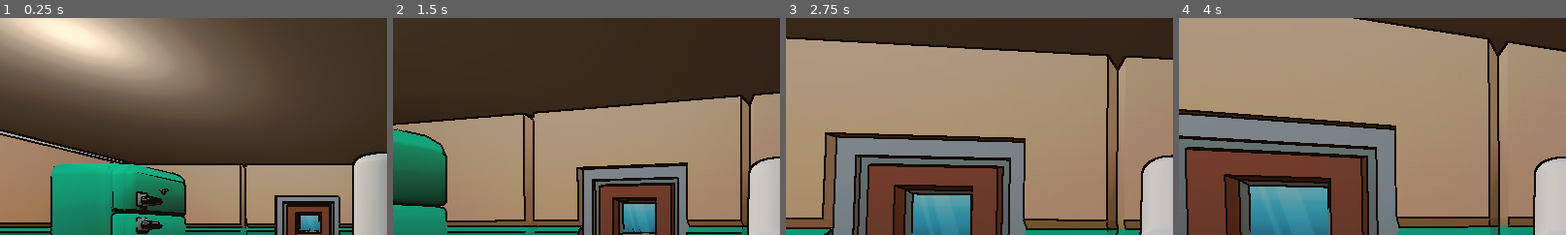
Above: before the commit, frames 1-4 (left to right).
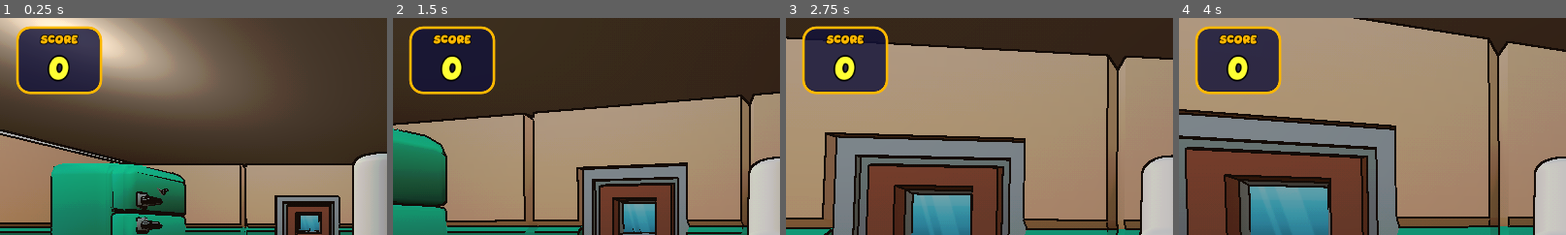
Above: after the commit, the same moments.

Repository: Alexandre74739/Chaos-Kitchen
Game: Godot game, scene res://main.tscn
The game is run twice, just before and just after one commit, with the same random seed, the same clock (stepped at 60 frames per second) and the same inputs.
Inputs (mouse positions are % of the whole screen's width and height, from its top left):
- Up to frame 1 (0.25 s): no input
- Up to frame 2 (1.5 s): move the mouse to (55, 50) at 0.52 s; hold E (interact) 0.53-1.28 s; hold W (move_forward) from 0.53 s (still down); move the mouse to (45, 50) at 1.27 s; tap E (interact) at 1.35 s
- Up to frame 3 (2.75 s): keep holding W (move_forward); move the mouse to (52, 48) at 2.02 s; hold E (interact) from 2.03 s (still down); click (52, 48) at 2.1 s
- Up to frame 4 (4 s): keep holding W (move_forward); move the mouse to (49, 52) at 2.77 s; release E (interact) at 2.78 s; tap E (interact) at 2.85 s; move the mouse to (57, 51) at 3.52 s; hold E (interact) from 3.53 s (still down)
The pictures show only the part of the screen within x 0-50%, y 2-52%; the shares and areas given below are measured in that part.

The runs differ from the first frame. In frame 1, 6.9% of the frame differs, in the area x 4-27%, y 3-36%; in frame 2, 6.8%; in frame 3, 6.9%; in frame 4, 6.9%.

Commit message:
Add new audio and UI components for game scoring and command display
- Added win-pts.mp3 audio file for victory sound effects.
- Implemented bulle_commande.gd script for displaying command bubbles with 3D ingredients.
- Created score_ui.gd script to manage and display the player's score with animations.
- Introduced patience_border.gdshader for visual effects on score borders.
- Added corresponding UID files for new scripts and shaders.

Diff:
--- a/main.tscn
+++ b/main.tscn
@@ -34,12 +34,6 @@
 
 [node name="WorldEnvironment" type="WorldEnvironment" parent="." unique_id=2]
 environment = SubResource("Environment_main")
-
-[node name="DirectionalLight3D" type="DirectionalLight3D" parent="." unique_id=3]
-transform = Transform3D(-0.8660254, -0.43301278, 0.25, 0, 0.49999997, 0.86602545, -0.50000006, 0.75, -0.43301266, 0, 6, 0)
-visible = false
-light_energy = 0.15
-shadow_enabled = true
 
 [node name="Sol" parent="." unique_id=1218851493 instance=ExtResource("1_ig7tw")]
 transform = Transform3D(-4.371139e-08, 0, 1, 0, 1, 0, -1, 0, -4.371139e-08, 0, 0, 0)
--- a/scripts/audio_manager.gd
+++ b/scripts/audio_manager.gd
@@ -17,6 +17,8 @@
 	"prendre_ingredient" : "res://audio/sfx/prendre_ingredient.mp3",
 	"poser_ingredient"   : "res://audio/sfx/poser_ingredient.mp3",
 	"tir"                : "res://audio/sfx/tir.mp3",
+	"win_pts"            : "res://audio/sfx/win-pts.mp3",
+	"loose_pts"          : "res://audio/sfx/loose-pts.MP3",
 }
 
 func _ready():
--- /dev/null
+++ b/scripts/bulle_commande.gd
@@ -0,0 +1,191 @@
+extends Node3D
+
+# Assets identiques à ceux que le joueur ramasse
+const SCENES : Dictionary = {
+	"salade"  : preload("res://assets/food_ingredient_lettuce.fbx"),
+	"viande"  : preload("res://assets/food_ingredient_burger_cooked.fbx"),
+	"fromage" : preload("res://assets/food_ingredient_cheese.fbx"),
+	"tomate"  : preload("res://assets/food_ingredient_tomato.fbx"),
+}
+
+const PATIENCE_MAX  : float    = 45.0
+const VP_SIZE       : Vector2i = Vector2i(380, 380)
+const SPRITE_W      : float    = 0.90
+const CAM_SIZE      : float    = 1.60
+const GRID_X        : float    = 0.44
+const GRID_Y        : float    = 0.55
+const SHADER_BORDER : Shader   = preload("res://shaders/patience_border.gdshader")
+
+# Échelle par ingrédient (ajuste selon la taille visuelle réelle du mesh)
+const SCALES : Dictionary = {
+	"salade"  : 0.55,
+	"viande"  : 0.75,
+	"fromage" : 0.52,
+	"tomate"  : 0.70,
+}
+
+var _timer      : Timer          = null
+var _border_mat : ShaderMaterial = null
+var _camera     : Camera3D       = null
+var _viewport   : SubViewport    = null
+
+func setup(commande: Array, timer: Timer) -> void:
+	_timer   = timer
+	position = Vector3(0, 1.8, 0)
+	_construire(commande)
+
+func _construire(commande: Array) -> void:
+	# Garde uniquement les milieux (pas les pains)
+	var milieux : Array = commande.filter(func(n): return n != "pain_bas" and n != "pain_haut")
+	var sprite_h : float = VP_SIZE.y * (SPRITE_W / float(VP_SIZE.x))
+
+	# ═══════════════════════════════════════════════════
+	# SubViewport : caméra + lumières + ingrédients
+	# ═══════════════════════════════════════════════════
+	_viewport = SubViewport.new()
+	_viewport.size                      = VP_SIZE
+	_viewport.transparent_bg            = true
+	_viewport.own_world_3d              = true
+	_viewport.render_target_update_mode = SubViewport.UPDATE_ALWAYS
+	add_child(_viewport)
+
+	# ── Caméra orthographique ─────────────────────────
+	var cam        = Camera3D.new()
+	cam.projection = Camera3D.PROJECTION_ORTHOGONAL
+	cam.size       = CAM_SIZE
+	cam.position   = Vector3(0.0, 0.0, 4.0)
+	_viewport.add_child(cam)
+
+	# ── Lumière principale ────────────────────────────
+	var lumiere              = DirectionalLight3D.new()
+	lumiere.rotation_degrees = Vector3(-50.0, 30.0, 0.0)
+	lumiere.light_energy     = 2.0
+	lumiere.shadow_enabled   = false
+	_viewport.add_child(lumiere)
+
+	# ── Fill light ────────────────────────────────────
+	var fill              = DirectionalLight3D.new()
+	fill.rotation_degrees = Vector3(15.0, -150.0, 0.0)
+	fill.light_energy     = 0.7
+	_viewport.add_child(fill)
+
+	# ── Ambiance ─────────────────────────────────────
+	var we  = WorldEnvironment.new()
+	var env = Environment.new()
+	env.ambient_light_source = Environment.AMBIENT_SOURCE_COLOR
+	env.ambient_light_color  = Color(1.0, 0.98, 0.95)
+	env.ambient_light_energy = 0.6
+	we.environment           = env
+	_viewport.add_child(we)
+
+	# ── Grille 2 colonnes max ─────────────────────────
+	var nb       = milieux.size()
+	var nb_rows  = ceili(nb / 2.0)
+	for i in nb:
+		var nom   = milieux[i]
+		var scene = SCENES.get(nom)
+		if scene == null:
+			continue
+
+		var row = i / 2
+		var col = i % 2
+
+		# Dernière rangée avec 1 seul élément → centré
+		var nb_in_row = 2
+		if row == nb_rows - 1 and nb % 2 == 1:
+			nb_in_row = 1
+
+		var x : float = 0.0 if nb_in_row == 1 else (col * 2 - 1) * GRID_X
+		var y : float = (row - (nb_rows - 1) * 0.5) * GRID_Y
+
+		var s    = SCALES.get(nom, 0.70)
+		var node = scene.instantiate()
+		node.scale            = Vector3(s, s, s)
+		node.rotation_degrees = Vector3(-15.0, 22.0, 0.0)
+		node.position         = Vector3(x, y, 0.0)
+		_viewport.add_child(node)
+
+	# ═══════════════════════════════════════════════════
+	# Habillage dans la scène principale
+	# ═══════════════════════════════════════════════════
+
+	# ── Ombre ─────────────────────────────────────────
+	var ombre      = _quad(Vector2(SPRITE_W + 0.12, sprite_h + 0.12),
+						   Color(0, 0, 0, 0.28), true)
+	ombre.position = Vector3(0.04, -0.04, -0.05)
+	add_child(ombre)
+
+	# ── Bordure décompte ──────────────────────────────
+	var border_node  = MeshInstance3D.new()
+	var q_b          = QuadMesh.new()
+	q_b.size         = Vector2(SPRITE_W + 0.10, sprite_h + 0.10)
+	border_node.mesh = q_b
+	_border_mat      = ShaderMaterial.new()
+	_border_mat.shader = SHADER_BORDER
+	_border_mat.set_shader_parameter("progress",      1.0)
+	_border_mat.set_shader_parameter("couleur_plein", Color(1.0, 0.65, 0.1, 1.0))
+	_border_mat.set_shader_parameter("couleur_vide",  Color(0.55, 0.55, 0.55, 0.18))
+	_border_mat.set_shader_parameter("epaisseur",     0.06)
+	border_node.material_override = _border_mat
+	border_node.position.z        = -0.02
+	add_child(border_node)
+
+	# ── Fond blanc crème ──────────────────────────────
+	var fond        = _quad(Vector2(SPRITE_W + 0.02, sprite_h + 0.02),
+							Color(1.0, 0.97, 0.88), false)
+	fond.position.z = 0.0
+	add_child(fond)
+
+	# ── Header orange ─────────────────────────────────
+	var header      = _quad(Vector2(SPRITE_W + 0.02, 0.10),
+							Color(1.0, 0.62, 0.08), false)
+	header.position = Vector3(0.0, (sprite_h + 0.02) * 0.5 - 0.05, 0.01)
+	add_child(header)
+
+	# ── Sprite3D (rendu du viewport) ──────────────────
+	var sprite        = Sprite3D.new()
+	sprite.texture    = _viewport.get_texture()
+	sprite.pixel_size = SPRITE_W / float(VP_SIZE.x)
+	sprite.position.z = 0.03
+	add_child(sprite)
+
+	# ── Queue de bulle ────────────────────────────────
+	var queue                = _quad(Vector2(0.18, 0.18),
+									 Color(1.0, 0.97, 0.88), false)
+	queue.rotation_degrees.z = 45.0
+	queue.position           = Vector3(0.0, -(sprite_h * 0.5 + 0.07), 0.0)
+	add_child(queue)
+
+func _quad(taille: Vector2, couleur: Color, alpha: bool) -> MeshInstance3D:
+	var mi  = MeshInstance3D.new()
+	var q   = QuadMesh.new()
+	q.size  = taille
+	mi.mesh = q
+	var mat = StandardMaterial3D.new()
+	mat.albedo_color    = couleur
+	mat.shading_mode    = BaseMaterial3D.SHADING_MODE_UNSHADED
+	mat.cull_mode       = BaseMaterial3D.CULL_DISABLED
+	if alpha:
+		mat.transparency    = BaseMaterial3D.TRANSPARENCY_ALPHA
+		mat.depth_draw_mode = BaseMaterial3D.DEPTH_DRAW_DISABLED
+	else:
+		mat.depth_draw_mode = BaseMaterial3D.DEPTH_DRAW_OPAQUE_ONLY
+	mi.material_override = mat
+	return mi
+
+func _process(_delta: float) -> void:
+	# ── Billboard ─────────────────────────────────────
+	if _camera == null:
+		_camera = get_viewport().get_camera_3d()
+		return
+	var dir = (global_position - _camera.global_position).normalized()
+	if dir.length_squared() > 0.001:
+		look_at(global_position + dir, Vector3.UP)
+
+	# ── Décompte de la bordure ────────────────────────
+	if _timer == null or _timer.is_stopped() or _border_mat == null:
+		return
+	var t = clamp(_timer.time_left / PATIENCE_MAX, 0.0, 1.0)
+	_border_mat.set_shader_parameter("progress", t)
+	var c = Color(1.0, 0.1, 0.1).lerp(Color(1.0, 0.65, 0.1), t)
+	_border_mat.set_shader_parameter("couleur_plein", c)
--- a/scripts/client.gd
+++ b/scripts/client.gd
@@ -1,35 +1,80 @@
 extends StaticBody3D
 
-signal servi
+signal servi(correct: bool)
 signal parti
+signal tue
 
-const PATIENCE = 45.0
-const HAM_SCENE = preload("res://entities/items/food_ingredient_ham_cooked.tscn")
+const PATIENCE              = 60.0
+const HAM_SCENE             = preload("res://entities/items/food_ingredient_ham_cooked.tscn")
+const BULLE_SCRIPT          = preload("res://scripts/bulle_commande.gd")
+const INGREDIENTS_MILIEU    = ["salade", "viande", "fromage", "tomate"]
 
-@onready var anim            = $Pivot/AnimPlayerGodot
-@onready var timer_patience  = $PatienceTimer
+@onready var anim           = $Pivot/AnimPlayerGodot
+@onready var timer_patience = $PatienceTimer
 
-func _ready():
+var commande : Array   = []
+var bulle    : Node3D  = null
+
+func _ready() -> void:
 	anim.play("idle_organic")
 	timer_patience.wait_time = PATIENCE
 	timer_patience.one_shot  = true
 	timer_patience.start()
 	timer_patience.timeout.connect(_on_patience_epuisee)
 
-func interact(player):
-	if player.nom_ingredient_tenu == "burger":
-		player.deposer_ingredient()
-		servi.emit()
-		queue_free()
+	commande = _generer_commande()
+	_creer_bulle()
 
-func mourir():
+# ── Génère une recette aléatoire avec pain_bas/pain_haut obligatoires ──
+func _generer_commande() -> Array:
+	var milieux = INGREDIENTS_MILIEU.duplicate()
+	milieux.shuffle()
+	var nb      = randi_range(1, milieux.size())
+	var recette = ["pain_bas"]
+	for i in range(nb):
+		recette.append(milieux[i])
+	recette.append("pain_haut")
+	return recette
+
+func _creer_bulle() -> void:
+	bulle = Node3D.new()
+	bulle.set_script(BULLE_SCRIPT)
+	add_child(bulle)
+	bulle.setup(commande, timer_patience)
+
+# ── Interaction joueur : E ou manette ─────────────────────────
+func interact(player) -> void:
+	if player.nom_ingredient_tenu != "burger":
+		return
+	var burger      = player.ingredient_en_main
+	var ingredients = burger.get_meta("ingredients", [])
+	var correct     = _verifier_commande(ingredients)
+	player.deposer_ingredient()
+	AudioManager.jouer_sfx("win_pts" if correct else "loose_pts")
+	servi.emit(correct)
+	queue_free()
+
+# ── Compare les ingrédients du burger avec la commande ────────
+func _verifier_commande(burger: Array) -> bool:
+	if burger.size() != commande.size():
+		return false
+	var c_cmd = {}
+	var c_bur = {}
+	for i in commande:
+		c_cmd[i] = c_cmd.get(i, 0) + 1
+	for i in burger:
+		c_bur[i] = c_bur.get(i, 0) + 1
+	return c_cmd == c_bur
+
+# ── Mort par le fusil ──────────────────────────────────────────
+func mourir() -> void:
 	timer_patience.stop()
 	var ham = HAM_SCENE.instantiate()
 	get_parent().add_child(ham)
 	ham.global_position = global_position + Vector3(0, 0.5, 0)
+	tue.emit()
+	queue_free()
+
+func _on_patience_epuisee() -> void:
 	parti.emit()
 	queue_free()
-
-func _on_patience_epuisee():
-	parti.emit()
-	queue_free()
--- a/scripts/main.gd
+++ b/scripts/main.gd
@@ -1,24 +1,37 @@
 extends Node3D
 
-const CLIENT_SCENE = preload("res://entities/personnages/client.tscn")
-const SPAWN_MIN    = 15.0
-const SPAWN_MAX    = 30.0
-const MIN_CLIENTS  = 2
+const CLIENT_SCENE       = preload("res://entities/personnages/client.tscn")
+const SCORE_UI_SCRIPT    = preload("res://scripts/score_ui.gd")
+
+const SPAWN_MIN          = 15.0
+const SPAWN_MAX          = 30.0
+const MIN_CLIENTS        = 2
+const MAX_CLIENTS        = 8
 const DELAI_REMPLACEMENT = 4.0
 
-var chaises      : Array = []
-var timer_spawn  : Timer
-var nb_clients   : int   = 0
+var chaises     : Array = []
+var timer_spawn : Timer
+var nb_clients  : int   = 0
+var score       : int   = 0
+var score_ui    : Node  = null
 
-func _ready():
+func _ready() -> void:
 	AudioManager.jouer_ambiance("ambiance")
 	_collecter_chaises()
 	_lancer_timer_spawn()
+	_creer_score_ui()
 	for i in range(MIN_CLIENTS):
 		_spawner_client()
 
-# ── Collecte toutes les positions de chaises dans la salle ──
-func _collecter_chaises():
+# ── Score UI ──────────────────────────────────────────────────
+func _creer_score_ui() -> void:
+	var canvas = CanvasLayer.new()
+	canvas.set_script(SCORE_UI_SCRIPT)
+	add_child(canvas)
+	score_ui = canvas
+
+# ── Collecte toutes les positions de chaises dans la salle ───
+func _collecter_chaises() -> void:
 	var salle = $SalleRestaurant
 	for table in salle.get_children():
 		var centre_table = table.global_position
@@ -30,20 +43,24 @@
 					"occupee":  false
 				})
 
-# ── Démarre le cycle de spawn périodique ────────────────────
-func _lancer_timer_spawn():
+# ── Cycle de spawn ────────────────────────────────────────────
+func _lancer_timer_spawn() -> void:
 	timer_spawn          = Timer.new()
 	timer_spawn.one_shot = true
 	add_child(timer_spawn)
 	timer_spawn.timeout.connect(_spawner_client)
 	_programmer_prochain_spawn()
 
-func _programmer_prochain_spawn():
+func _programmer_prochain_spawn() -> void:
 	timer_spawn.wait_time = randf_range(SPAWN_MIN, SPAWN_MAX)
 	timer_spawn.start()
 
-# ── Choisit une chaise libre et y installe un client ─────────
-func _spawner_client():
+# ── Installe un client sur une chaise libre ───────────────────
+func _spawner_client() -> void:
+	if nb_clients >= MAX_CLIENTS:
+		_programmer_prochain_spawn()
+		return
+
 	var libres : Array = []
 	for i in range(chaises.size()):
 		if not chaises[i]["occupee"]:
@@ -65,19 +82,43 @@
 	look_pos.y   = client.global_position.y
 	client.look_at(look_pos)
 
-	client.servi.connect(_on_client_quitte.bind(idx))
-	client.parti.connect(_on_client_quitte.bind(idx))
+	client.servi.connect(_on_client_servi.bind(idx))
+	client.parti.connect(_on_client_parti.bind(idx))
+	client.tue.connect(_on_client_tue.bind(idx))
 
 	_programmer_prochain_spawn()
 
-# ── Libère la chaise et remplace si en-dessous du minimum ───
-func _on_client_quitte(idx: int):
+# ── Signaux clients ───────────────────────────────────────────
+func _on_client_servi(correct: bool, idx: int) -> void:
 	chaises[idx]["occupee"] = false
 	nb_clients -= 1
+	_modifier_score(50 if correct else -20)
+	_verifier_remplacement()
+
+func _on_client_parti(idx: int) -> void:
+	chaises[idx]["occupee"] = false
+	nb_clients -= 1
+	_modifier_score(-50)
+	_verifier_remplacement()
+
+func _on_client_tue(idx: int) -> void:
+	chaises[idx]["occupee"] = false
+	nb_clients -= 1
+	_modifier_score(-150)
+	_verifier_remplacement()
+
+# ── Score ─────────────────────────────────────────────────────
+func _modifier_score(delta: int) -> void:
+	score += delta
+	if score_ui != null:
+		score_ui.mettre_a_jour(score, delta)
+
+# ── Remplace si en-dessous du minimum ────────────────────────
+func _verifier_remplacement() -> void:
 	if nb_clients < MIN_CLIENTS:
-		var t          = Timer.new()
-		t.wait_time    = DELAI_REMPLACEMENT
-		t.one_shot     = true
+		var t       = Timer.new()
+		t.wait_time = DELAI_REMPLACEMENT
+		t.one_shot  = true
 		add_child(t)
 		t.timeout.connect(func():
 			_spawner_client()
@@ -85,5 +126,5 @@
 		)
 		t.start()
 
-func _liberer_chaise(idx: int):
+func _liberer_chaise(idx: int) -> void:
 	chaises[idx]["occupee"] = false
--- a/scripts/poste_cuisine.gd
+++ b/scripts/poste_cuisine.gd
@@ -88,6 +88,7 @@
 		joueur.deposer_ingredient()
 
 	remove_child(burger_node)
+	burger_node.set_meta("ingredients", ingredients_poses.duplicate())
 	joueur.prendre_ingredient(burger_node, "burger")
 	print("Burger pris en main !")
 
--- /dev/null
+++ b/scripts/score_ui.gd
@@ -0,0 +1,116 @@
+extends CanvasLayer
+
+const FONT = preload("res://assets/fonts/MatchaCih.ttf")
+
+var _score        : int   = 0
+var _tween_score  : Tween = null
+var _label_score  : Label = null
+var _panel        : PanelContainer = null
+
+func _ready() -> void:
+	layer = 20
+	_construire_ui()
+
+func _construire_ui() -> void:
+	var vp_h       = get_viewport().get_visible_rect().size.y
+	var facteur    = vp_h / 1080.0
+
+	# ── Panneau arrondi style cartoon ─────────────────────
+	_panel = PanelContainer.new()
+	var style = StyleBoxFlat.new()
+	style.bg_color                   = Color(0.07, 0.07, 0.22, 0.82)
+	style.corner_radius_top_left     = 20
+	style.corner_radius_top_right    = 20
+	style.corner_radius_bottom_left  = 20
+	style.corner_radius_bottom_right = 20
+	style.border_color               = Color(1.0, 0.72, 0.0, 1.0)
+	style.border_width_left          = 4
+	style.border_width_right         = 4
+	style.border_width_top           = 4
+	style.border_width_bottom        = 4
+	style.content_margin_left        = 16
+	style.content_margin_right       = 16
+	style.content_margin_top         = 8
+	style.content_margin_bottom      = 10
+	_panel.add_theme_stylebox_override("panel", style)
+	_panel.set_anchors_preset(Control.PRESET_TOP_LEFT)
+	_panel.offset_left = 24
+	_panel.offset_top  = 24
+	add_child(_panel)
+
+	var vbox = VBoxContainer.new()
+	vbox.alignment = BoxContainer.ALIGNMENT_CENTER
+	_panel.add_child(vbox)
+
+	# ── Label "SCORE" ──────────────────────────────────────
+	var label_titre = Label.new()
+	label_titre.text                     = "SCORE"
+	label_titre.horizontal_alignment     = HORIZONTAL_ALIGNMENT_CENTER
+	var st = LabelSettings.new()
+	st.font          = FONT
+	st.font_size     = int(28 * facteur)
+	st.font_color    = Color(1.0, 0.72, 0.0, 1.0)
+	st.outline_size  = 5
+	st.outline_color = Color(0.0, 0.0, 0.0, 1.0)
+	label_titre.label_settings = st
+	vbox.add_child(label_titre)
+
+	# ── Label valeur du score ─────────────────────────────
+	_label_score = Label.new()
+	_label_score.text                 = "0"
+	_label_score.horizontal_alignment = HORIZONTAL_ALIGNMENT_CENTER
+	_label_score.custom_minimum_size  = Vector2(160 * facteur, 0)
+	var ss = LabelSettings.new()
+	ss.font          = FONT
+	ss.font_size     = int(72 * facteur)
+	ss.font_color    = Color(1.0, 1.0, 0.2, 1.0)
+	ss.outline_size  = 9
+	ss.outline_color = Color(0.0, 0.0, 0.0, 1.0)
+	_label_score.label_settings = ss
+	vbox.add_child(_label_score)
+
+# ── Appelé par main.gd à chaque changement ────────────────────
+func mettre_a_jour(nouveau_score: int, delta: int) -> void:
+	var ancien = _score
+	_score     = nouveau_score
+
+	# Roulette : compte de l'ancien vers le nouveau
+	if _tween_score:
+		_tween_score.kill()
+	_tween_score = create_tween()
+	_tween_score.tween_method(_afficher_score, float(ancien), float(nouveau_score), 0.45)
+
+	# Flash couleur sur le label
+	var flash = Color(0.4, 1.0, 0.4) if delta > 0 else Color(1.0, 0.4, 0.4)
+	var tw_flash = create_tween()
+	tw_flash.tween_property(_label_score, "modulate", flash, 0.12)
+	tw_flash.tween_property(_label_score, "modulate", Color(1, 1, 1), 0.18)
+
+	_afficher_delta(delta)
+
+func _afficher_score(val: float) -> void:
+	_label_score.text = str(roundi(val))
+
+func _afficher_delta(delta: int) -> void:
+	var vp_h    = get_viewport().get_visible_rect().size.y
+	var facteur = vp_h / 1080.0
+
+	var lbl  = Label.new()
+	lbl.text = ("+" if delta > 0 else "") + str(delta)
+	lbl.set_anchors_preset(Control.PRESET_TOP_LEFT)
+	lbl.offset_left = 38
+	lbl.offset_top  = int(150 * facteur)
+
+	var sd = LabelSettings.new()
+	sd.font          = FONT
+	sd.font_size     = int(46 * facteur)
+	sd.font_color    = Color(0.3, 1.0, 0.3) if delta > 0 else Color(1.0, 0.3, 0.3)
+	sd.outline_size  = 6
+	sd.outline_color = Color(0.0, 0.0, 0.0, 1.0)
+	lbl.label_settings = sd
+	add_child(lbl)
+
+	var tw = create_tween()
+	tw.tween_property(lbl, "offset_top", lbl.offset_top - int(80 * facteur), 1.0)
+	tw.parallel().tween_property(lbl, "modulate:a", 0.0, 1.0)
+	tw.tween_callback(lbl.queue_free)
--- /dev/null
+++ b/shaders/patience_border.gdshader
@@ -0,0 +1,32 @@
+shader_type spatial;
+render_mode unshaded, cull_disabled, blend_mix, depth_draw_never;
+
+uniform float progress      : hint_range(0.0, 1.0) = 1.0;
+uniform vec4  couleur_plein : source_color = vec4(1.0, 0.65, 0.1, 1.0);
+uniform vec4  couleur_vide  : source_color = vec4(0.55, 0.55, 0.55, 0.18);
+uniform float epaisseur     : hint_range(0.01, 0.4) = 0.06;
+
+void fragment() {
+	vec2  uv        = UV;
+	float e         = epaisseur;
+	bool  is_border = uv.x < e || uv.x > (1.0 - e)
+	               || uv.y < e || uv.y > (1.0 - e);
+
+	if (is_border) {
+		// Décompte horaire depuis haut-gauche
+		float border_t;
+		if (uv.y > (1.0 - e))       border_t = uv.x * 0.25;
+		else if (uv.x > (1.0 - e))  border_t = 0.25 + (1.0 - uv.y) * 0.25;
+		else if (uv.y < e)           border_t = 0.5  + (1.0 - uv.x) * 0.25;
+		else                         border_t = 0.75 + uv.y * 0.25;
+
+		// Transition douce sur ±1.5% autour du front
+		float blend = smoothstep(progress - 0.015, progress + 0.015, border_t);
+		vec4  c     = mix(couleur_plein, couleur_vide, blend);
+		ALBEDO = c.rgb;
+		ALPHA  = c.a;
+	} else {
+		ALBEDO = vec3(0.0);
+		ALPHA  = 0.0;
+	}
+}
Binary file added: assets/fonts/MatchaCih.ttf
Not shown, added: assets/fonts/MatchaCih.ttf.import
Not shown, added: audio/sfx/loose-pts.MP3.import
Not shown, added: audio/sfx/win-pts.mp3.import
Not shown: 1 places in main.tscn that only renumber resources
Not shown, added: scripts/bulle_commande.gd.uid
Not shown, added: scripts/score_ui.gd.uid
Not shown, added: shaders/patience_border.gdshader.uid
Not shown, added: audio/sfx/loose-pts.MP3
Not shown, added: audio/sfx/win-pts.mp3
